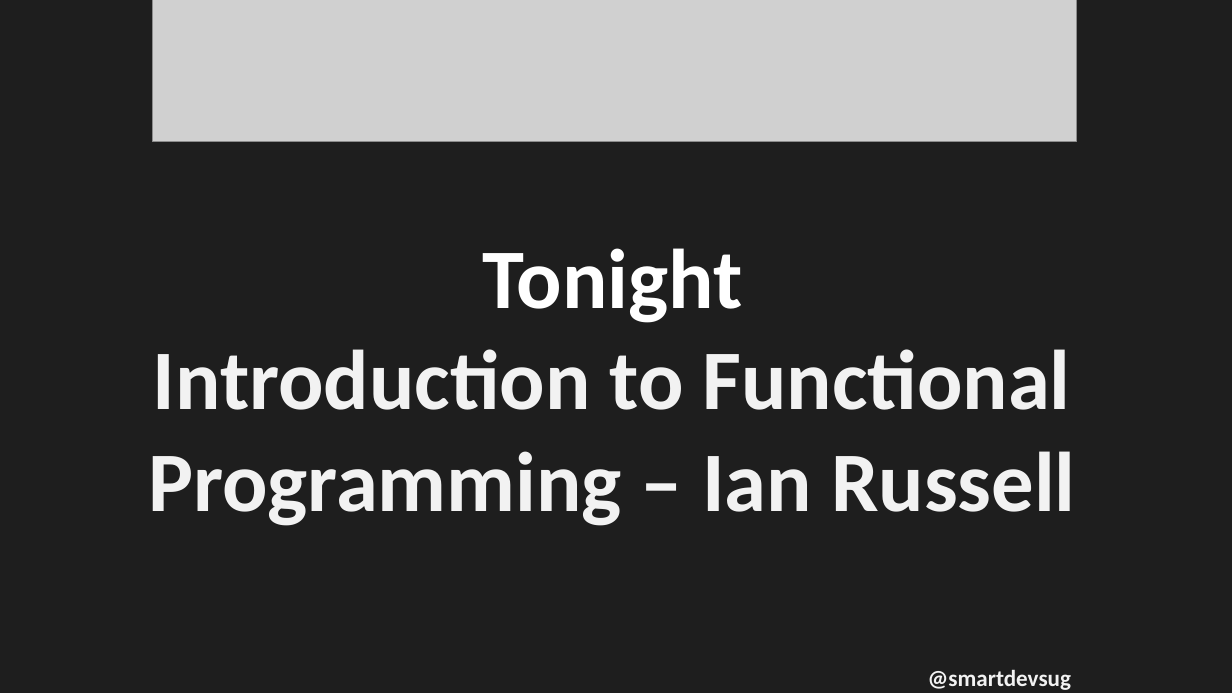
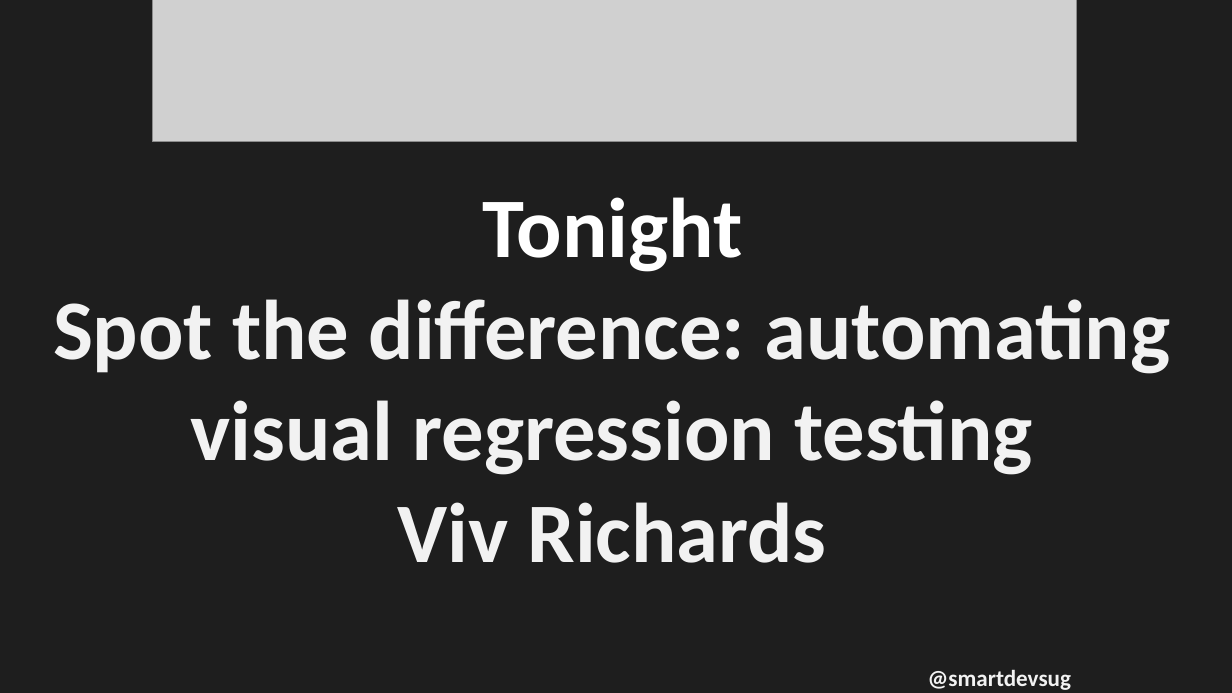
Before and after one commit to rippo/smartdevs, a slide deck: slide 7 of WelcomePresentation-SmartDevs.pptx. Drawn at 1232x693 pixels with LibreOffice and Linux fonts; fonts in the diff are those of the drawing; grey boxes stand for pictures. Boxes give left, top, right and bottom in pixels: in the first picture for what was removed or moved away, otherwise in the second. Text is boxed around its words. In the diff, an @@ line names an element or a change of style, - is before the commit and + after.

```diff
--- a/WelcomePresentation-SmartDevs.pptx
+++ b/WelcomePresentation-SmartDevs.pptx
@@ text at box(53, 197, 1170, 563): text changed @@
-Tonight
-Introduction to Functional Programming – Ian Russell
+Tonight
+Spot the difference: automating visual regression testing
+Viv Richards
```
Also in this commit, not shown: 1 other slide changed.
